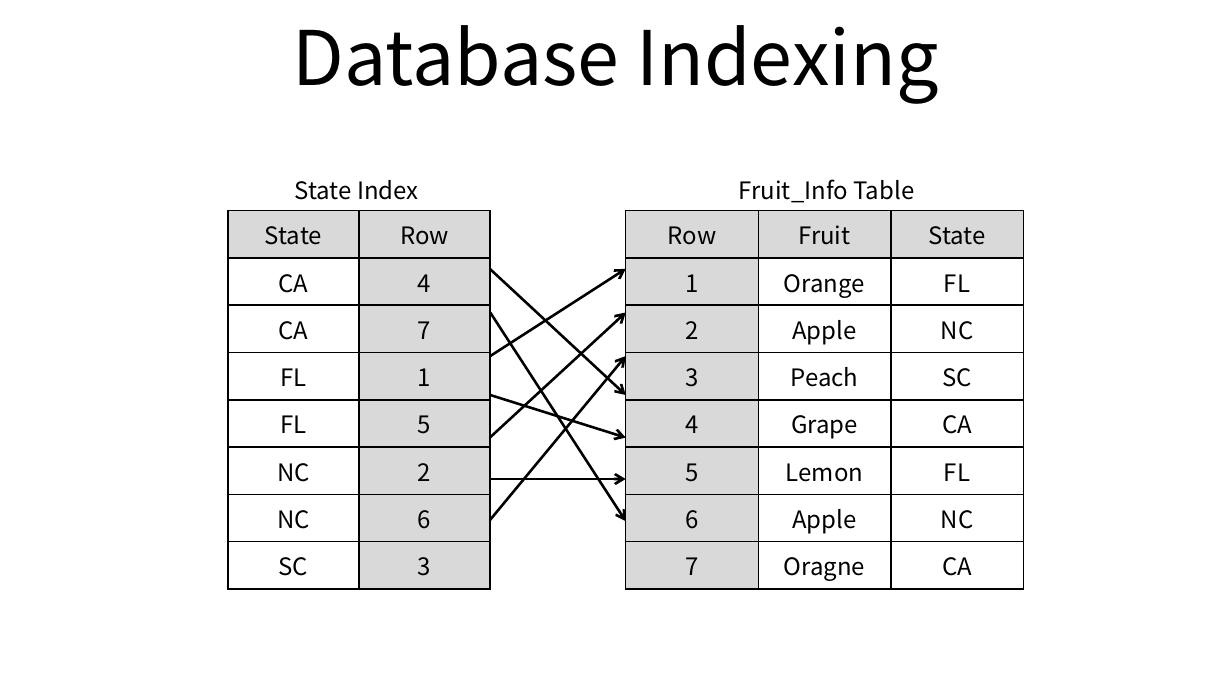
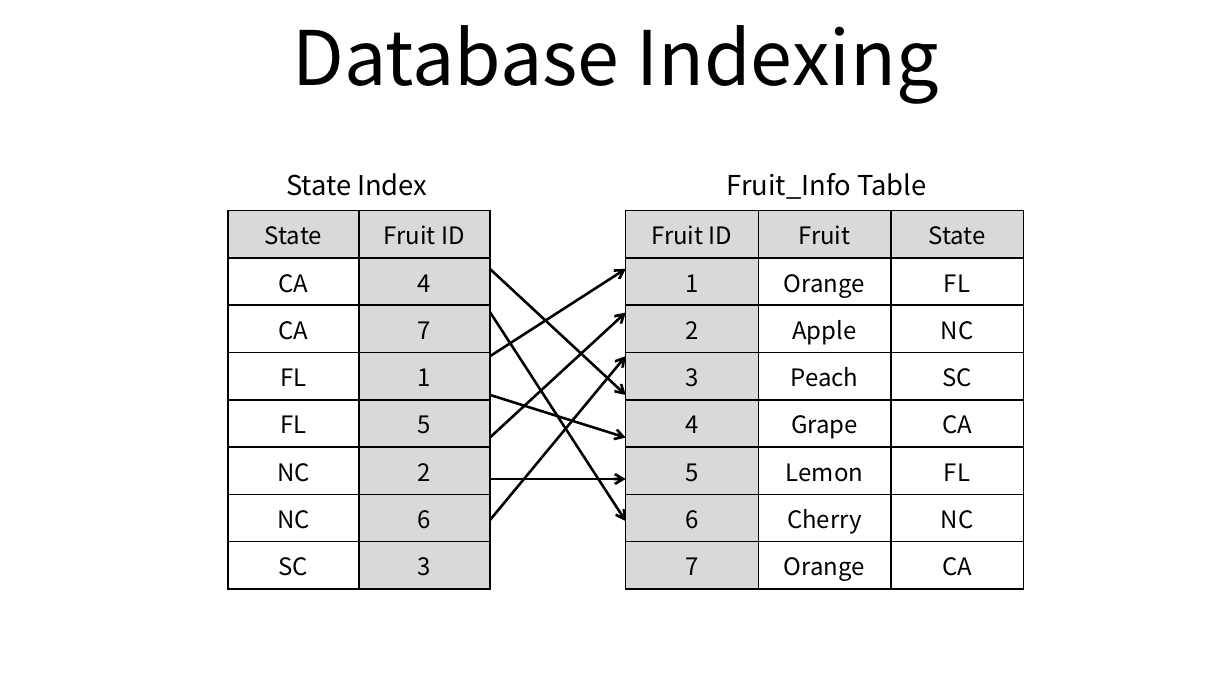
Before and after one commit to ssup2/blog-old, a slide deck: slide 1 of images/theory_analysis/DB_Indexing/DB_Indexing.pptx. Drawn at 1232x693 pixels with LibreOffice and Linux fonts; fonts in the diff are those of the drawing. Boxes give left, top, right and bottom in pixels: in the first picture for what was removed or moved away, otherwise in the second. Text is boxed around its words. In the diff, an @@ line names an element or a change of style, - is before the commit and + after.

```diff
--- a/images/theory_analysis/DB_Indexing/DB_Indexing.pptx
+++ b/images/theory_analysis/DB_Indexing/DB_Indexing.pptx
@@ text "State Index" at (286,173,427,196): size 14 to 16 pt @@
@@ text "Fruit_Info Table" at (727,173,926,199): size 14 to 16 pt @@
@@ table at (228,211,489,580) @@
-row 1, column 2: Row
+row 1, column 2: Fruit ID
@@ table at (626,211,1025,585) @@
-row 1, column 1: Row
+row 1, column 1: Fruit ID
-row 7, column 2: Apple
+row 7, column 2: Cherry
-row 8, column 2: Oragne
+row 8, column 2: Orange
```
Also in this commit, not shown: 4 slides added, 5 other files.
